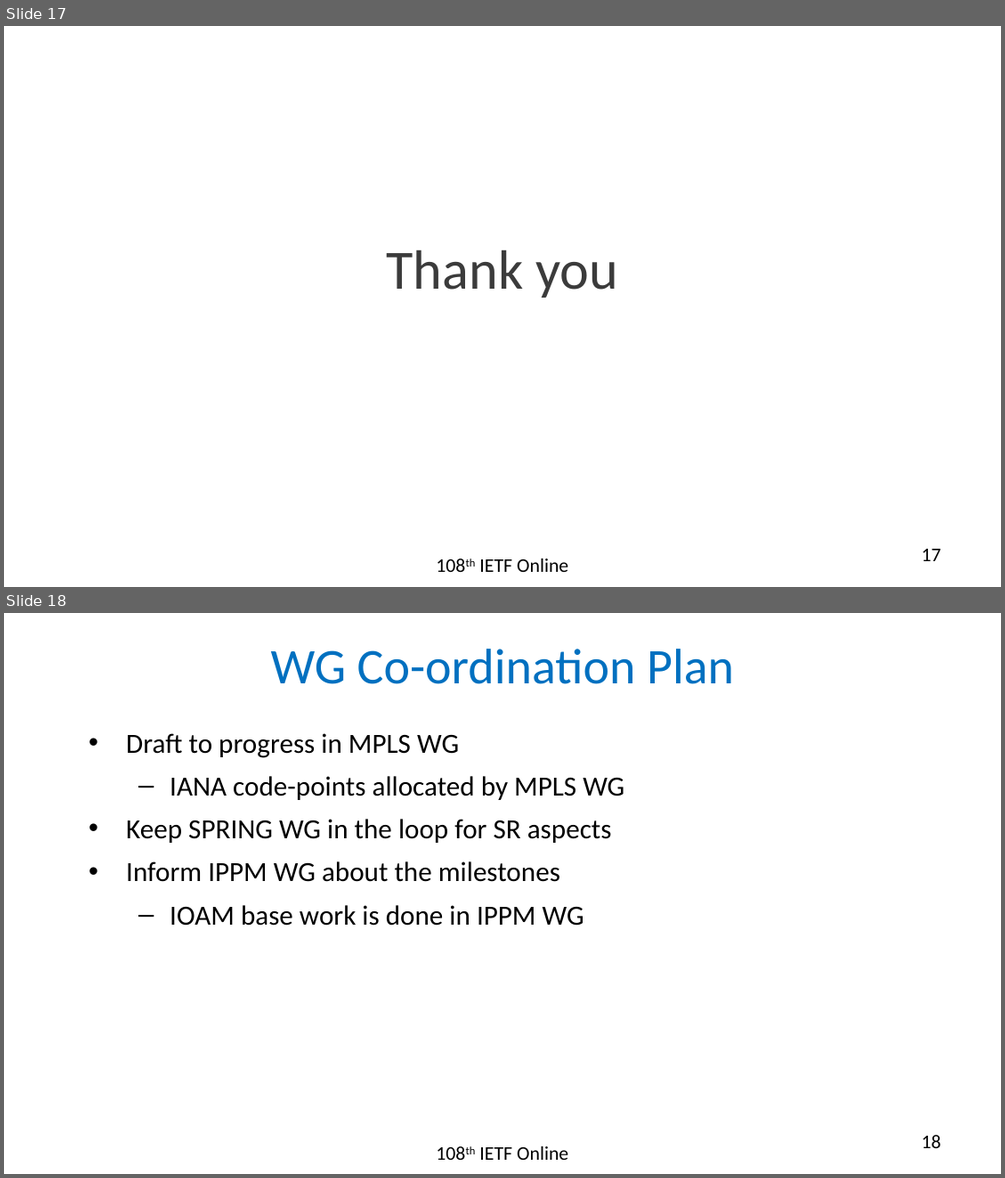
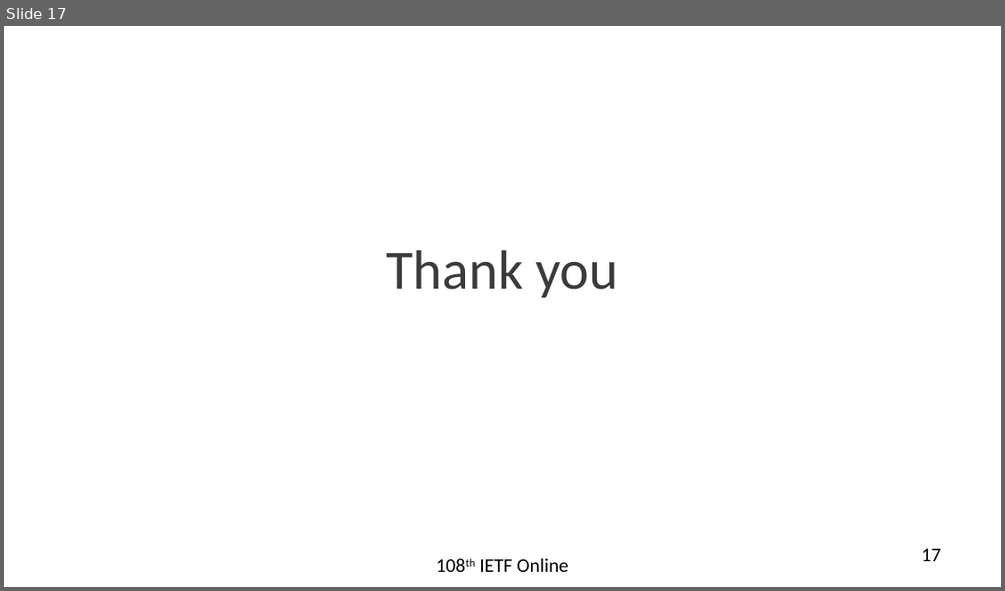
Before and after one commit to rakgandhi/ietf-slides, a slide deck: draft-gandhi-mpls-ioam-sr-02.pptx. Shown one above the other, each under a label of ours: slides 17 and 18 before the commit, slide 17 after it. The pictures are 1005x1178 and 1005x591 pixels, drawn with LibreOffice and Linux fonts; fonts in the diff are those of the drawing. Boxes give left, top, right and bottom in pixels: in the first picture for what was removed or moved away, otherwise in the second. Text is boxed around its words. In the diff, an @@ line names an element or a change of style, - is before the commit and + after.

```diff
--- a/draft-gandhi-mpls-ioam-sr-02.pptx
+++ b/draft-gandhi-mpls-ioam-sr-02.pptx
@@ slide 18 removed at <box>4,613,1001,1174</box>, background #FFFFFF @@
@@ title removed at <box>271,649,734,684</box> @@
-WG Co-ordination Plan
@@ text removed at <box>126,733,624,925</box> @@
-• Draft to progress in MPLS WG
-  – IANA code-points allocated by MPLS WG
-• Keep SPRING WG in the loop for SR aspects
-• Inform IPPM WG about the milestones
-  – IOAM base work is done in IPPM WG
@@ text removed at <box>479,1146,568,1159</box> @@
-108th IETF Online
@@ page number removed at <box>922,1135,941,1148</box> @@
-18
```
Also in this commit, not shown: 2 slides changed, 1 other slide removed, 1 other file.
